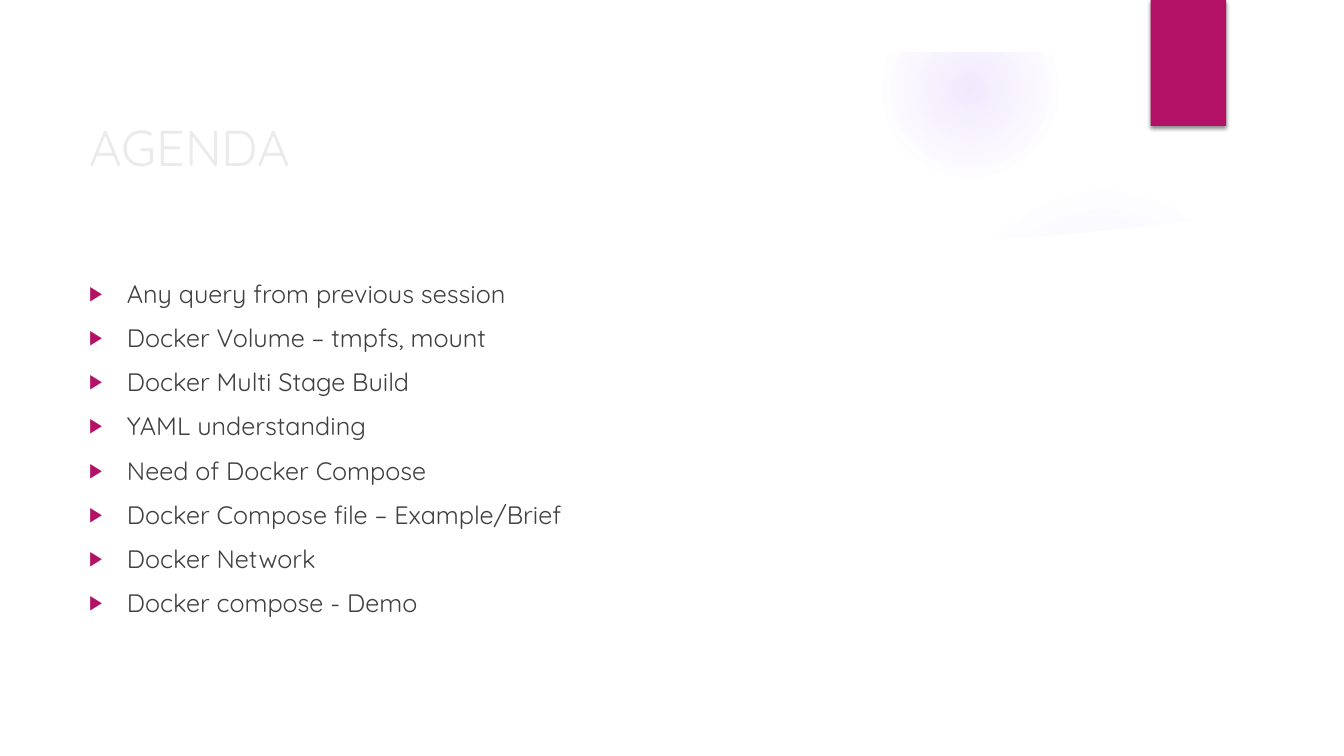
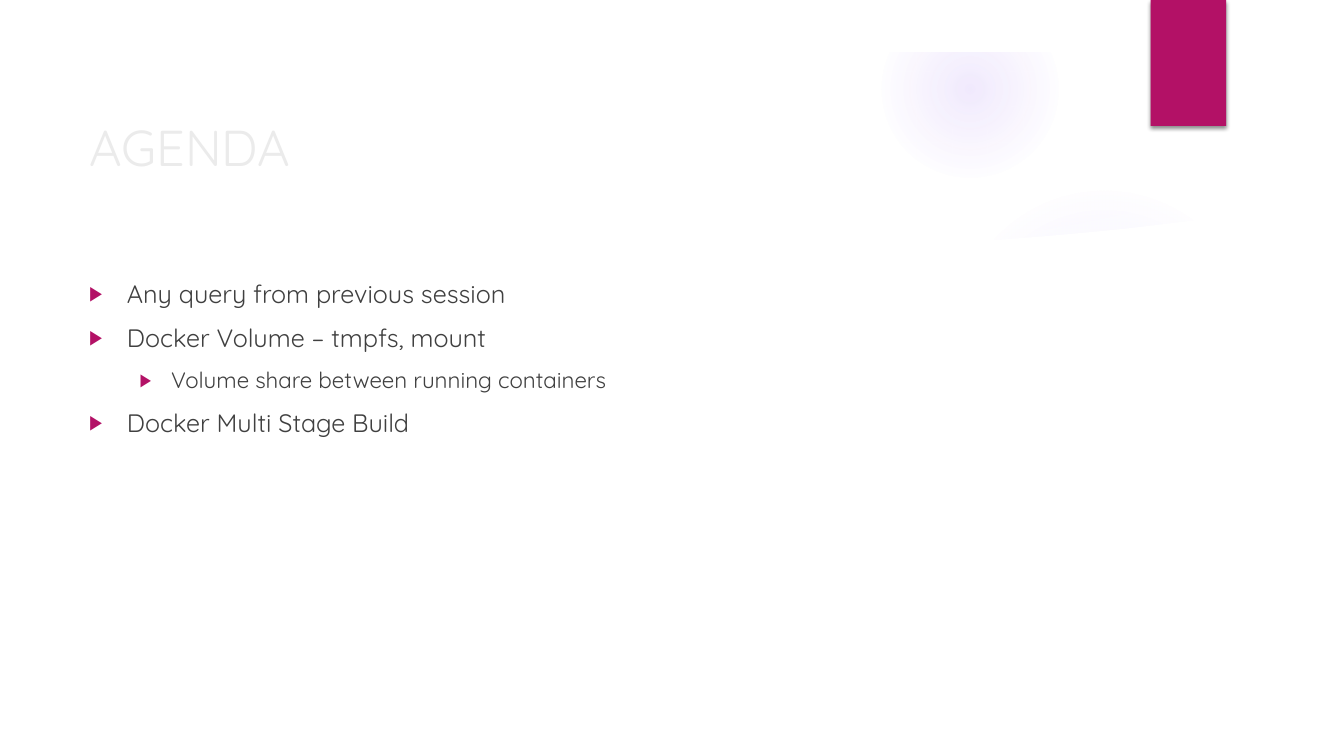
Before and after one commit to deepkumartraining/docker-k8s-April23, a slide deck: slide 2 of Day10/DockerAndKubernetes_Training-Day10.pptx. Drawn at 1344x756 pixels with LibreOffice and Linux fonts; fonts in the diff are those of the drawing; background and template pictures are left out. Boxes give left, top, right and bottom in pixels: in the first picture for what was removed or moved away, otherwise in the second. Text is boxed around its words. In the diff, an @@ line names an element or a change of style, - is before the commit and + after.

```diff
--- a/Day10/DockerAndKubernetes_Training-Day10.pptx
+++ b/Day10/DockerAndKubernetes_Training-Day10.pptx
@@ text at [171,371,606,393]: paragraph added @@
+  ▶ Volume share between running containers
@@ text at [127,416,561,617]: paragraphs removed @@
-▶ YAML understanding
-▶ Need of Docker Compose
-▶ Docker Compose file – Example/Brief
-▶ Docker Network
-▶ Docker compose - Demo
```
Also in this commit, not shown: 1 other slide changed, 2 slides removed, 3 other files.
